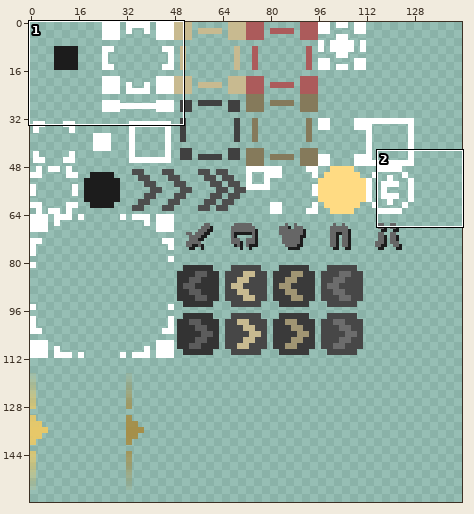
File history of a sprite sheet, Assets/Mythril2D/Demo/Sprites/ThirdParty/PaperHatLizard/SPS_New_GUI.png. Above: a wide view before the commit, with the close-up outlined.
Close-up. Earlier state:
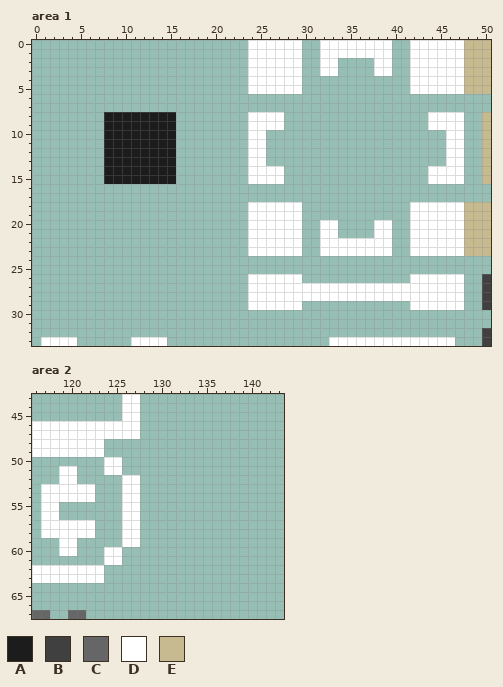
The file is 144x160 pixels. Pixels under 10% opacity are left out. Colours within 5 levels of each other are drawn and written as one. Shown: area 1: x 0..50, y 0..33; area 2: x 116..143, y 43..67.
Palette (. is transparent): A #1c1c1c  B #404040  C #666666  D #ffffff  E #c8ba90
Pixels before, area 1, first column x 1:
 0 .......................DDDDDD..DDDDDDDD..DDDDDDEEE
 1 .......................DDDDDD..DDDDDDDD..DDDDDDEEE
 2 .......................DDDDDD..DD....DD..DDDDDDEEE
 3 .......................DDDDDD..DD....DD..DDDDDDEEE
 4 .......................DDDDDD............DDDDDDEEE
 5 .......................DDDDDD............DDDDDDEEE
 6 ..................................................
 7 ..................................................
 8 .......AAAAAAAA........DDDD................DDDD..E
 9 .......AAAAAAAA........DDDD................DDDD..E
10 .......AAAAAAAA........DD....................DD..E
11 .......AAAAAAAA........DD....................DD..E
12 .......AAAAAAAA........DD....................DD..E
13 .......AAAAAAAA........DD....................DD..E
14 .......AAAAAAAA........DDDD................DDDD..E
15 .......AAAAAAAA........DDDD................DDDD..E
16 ..................................................
17 ..................................................
18 .......................DDDDDD............DDDDDDEEE
19 .......................DDDDDD............DDDDDDEEE
20 .......................DDDDDD..DD....DD..DDDDDDEEE
21 .......................DDDDDD..DD....DD..DDDDDDEEE
22 .......................DDDDDD..DDDDDDDD..DDDDDDEEE
23 .......................DDDDDD..DDDDDDDD..DDDDDDEEE
24 ..................................................
25 ..................................................
26 .......................DDDDDD............DDDDDD..B
27 .......................DDDDDDDDDDDDDDDDDDDDDDDD..B
28 .......................DDDDDDDDDDDDDDDDDDDDDDDD..B
29 .......................DDDDDD............DDDDDD..B
30 ..................................................
31 ..................................................
32 .................................................B
33 DDDD......DDDD..................DDDDDDDDDDDDDD...B
Pixels before, area 2, first column x 116:
43 ..........DD
44 ..........DD
45 ..........DD
46 DDDDDDDDDDDD
47 DDDDDDDDDDDD
48 DDDDDDDD....
49 DDDDDDDD....
50 ........DD..
51 ...DD...DD..
52 ...DD.....DD
53 .DDDDDD...DD
54 .DDDDDD...DD
55 .DD.......DD
56 .DD.......DD
57 .DDDDDD...DD
58 .DDDDDD...DD
59 ...DD.....DD
60 ...DD...DD..
61 ........DD..
62 DDDDDDDD....
63 DDDDDDDD....
64 ............
65 ............
66 ............
67 CC..CC......
After:
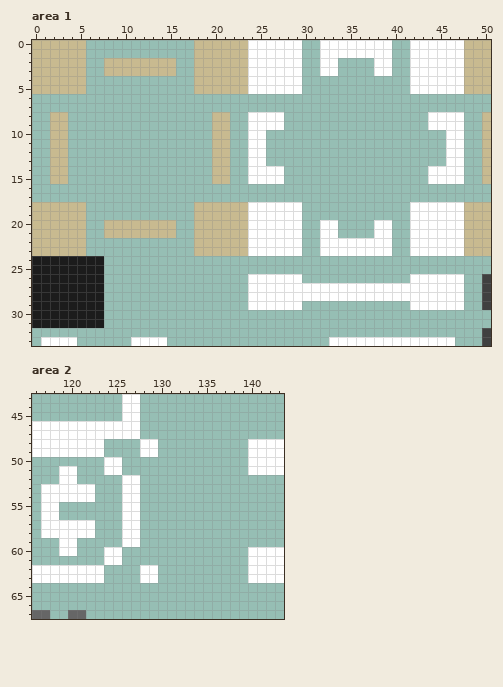
Diff:
{"where": "area 1"}
{"y":0,"x":0,"old":"......","new":"EEEEEE"}
{"y":0,"x":18,"old":"......","new":"EEEEEE"}
{"y":1,"x":0,"old":"......","new":"EEEEEE"}
{"y":1,"x":18,"old":"......","new":"EEEEEE"}
{"y":2,"x":0,"old":"......","new":"EEEEEE"}
{"y":2,"x":8,"old":"........","new":"EEEEEEEE"}
{"y":2,"x":18,"old":"......","new":"EEEEEE"}
{"y":3,"x":0,"old":"......","new":"EEEEEE"}
{"y":3,"x":8,"old":"........","new":"EEEEEEEE"}
{"y":3,"x":18,"old":"......","new":"EEEEEE"}
{"y":4,"x":0,"old":"......","new":"EEEEEE"}
{"y":4,"x":18,"old":"......","new":"EEEEEE"}
{"y":5,"x":0,"old":"......","new":"EEEEEE"}
{"y":5,"x":18,"old":"......","new":"EEEEEE"}
{"y":8,"x":2,"old":"..","new":"EE"}
{"y":8,"x":8,"old":"AAAAAAAA","new":"........"}
{"y":8,"x":20,"old":"..","new":"EE"}
{"y":9,"x":2,"old":"..","new":"EE"}
{"y":9,"x":8,"old":"AAAAAAAA","new":"........"}
{"y":9,"x":20,"old":"..","new":"EE"}
{"y":10,"x":2,"old":"..","new":"EE"}
{"y":10,"x":8,"old":"AAAAAAAA","new":"........"}
{"y":10,"x":20,"old":"..","new":"EE"}
{"y":11,"x":2,"old":"..","new":"EE"}
{"y":11,"x":8,"old":"AAAAAAAA","new":"........"}
{"y":11,"x":20,"old":"..","new":"EE"}
{"y":12,"x":2,"old":"..","new":"EE"}
{"y":12,"x":8,"old":"AAAAAAAA","new":"........"}
{"y":12,"x":20,"old":"..","new":"EE"}
{"y":13,"x":2,"old":"..","new":"EE"}
{"y":13,"x":8,"old":"AAAAAAAA","new":"........"}
{"y":13,"x":20,"old":"..","new":"EE"}
{"y":14,"x":2,"old":"..","new":"EE"}
{"y":14,"x":8,"old":"AAAAAAAA","new":"........"}
{"y":14,"x":20,"old":"..","new":"EE"}
{"y":15,"x":2,"old":"..","new":"EE"}
{"y":15,"x":8,"old":"AAAAAAAA","new":"........"}
{"y":15,"x":20,"old":"..","new":"EE"}
{"y":18,"x":0,"old":"......","new":"EEEEEE"}
{"y":18,"x":18,"old":"......","new":"EEEEEE"}
{"y":19,"x":0,"old":"......","new":"EEEEEE"}
{"y":19,"x":18,"old":"......","new":"EEEEEE"}
{"y":20,"x":0,"old":"......","new":"EEEEEE"}
{"y":20,"x":8,"old":"........","new":"EEEEEEEE"}
{"y":20,"x":18,"old":"......","new":"EEEEEE"}
{"y":21,"x":0,"old":"......","new":"EEEEEE"}
{"y":21,"x":8,"old":"........","new":"EEEEEEEE"}
{"y":21,"x":18,"old":"......","new":"EEEEEE"}
{"y":22,"x":0,"old":"......","new":"EEEEEE"}
{"y":22,"x":18,"old":"......","new":"EEEEEE"}
{"y":23,"x":0,"old":"......","new":"EEEEEE"}
{"y":23,"x":18,"old":"......","new":"EEEEEE"}
{"y":24,"x":0,"old":"........","new":"AAAAAAAA"}
{"y":25,"x":0,"old":"........","new":"AAAAAAAA"}
{"y":26,"x":0,"old":"........","new":"AAAAAAAA"}
{"y":27,"x":0,"old":"........","new":"AAAAAAAA"}
{"y":28,"x":0,"old":"........","new":"AAAAAAAA"}
{"y":29,"x":0,"old":"........","new":"AAAAAAAA"}
{"y":30,"x":0,"old":"........","new":"AAAAAAAA"}
{"y":31,"x":0,"old":"........","new":"AAAAAAAA"}
{"where": "area 2"}
{"y":48,"x":128,"old":"..","new":"DD"}
{"y":48,"x":140,"old":"....","new":"DDDD"}
{"y":49,"x":128,"old":"..","new":"DD"}
{"y":49,"x":140,"old":"....","new":"DDDD"}
{"y":50,"x":140,"old":"....","new":"DDDD"}
{"y":51,"x":140,"old":"....","new":"DDDD"}
{"y":60,"x":140,"old":"....","new":"DDDD"}
{"y":61,"x":140,"old":"....","new":"DDDD"}
{"y":62,"x":128,"old":"..","new":"DD"}
{"y":62,"x":140,"old":"....","new":"DDDD"}
{"y":63,"x":128,"old":"..","new":"DD"}
{"y":63,"x":140,"old":"....","new":"DDDD"}
